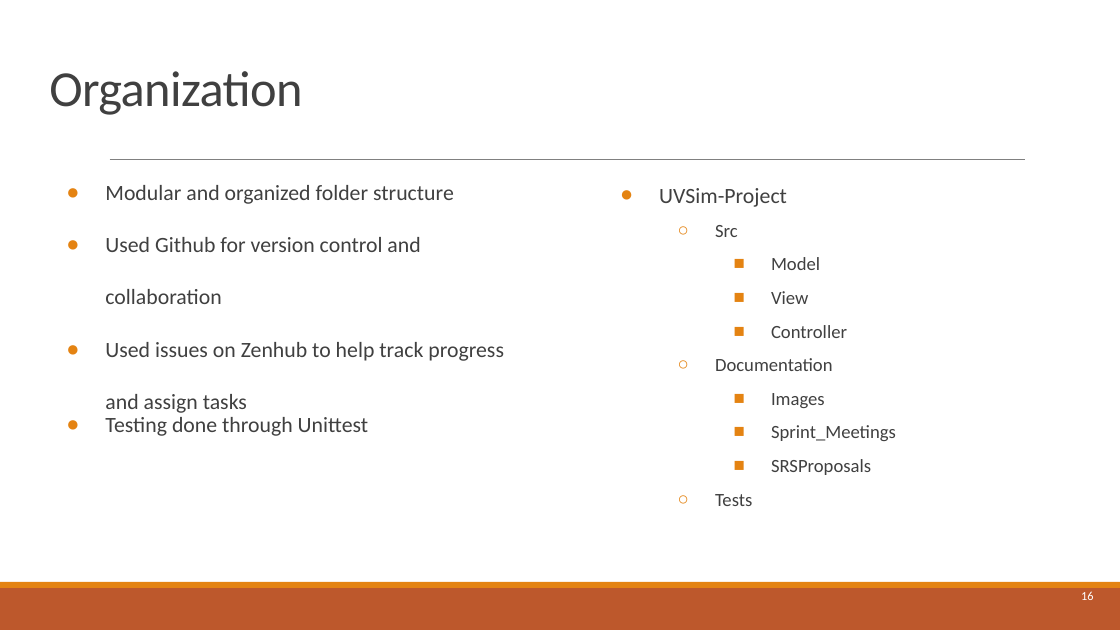
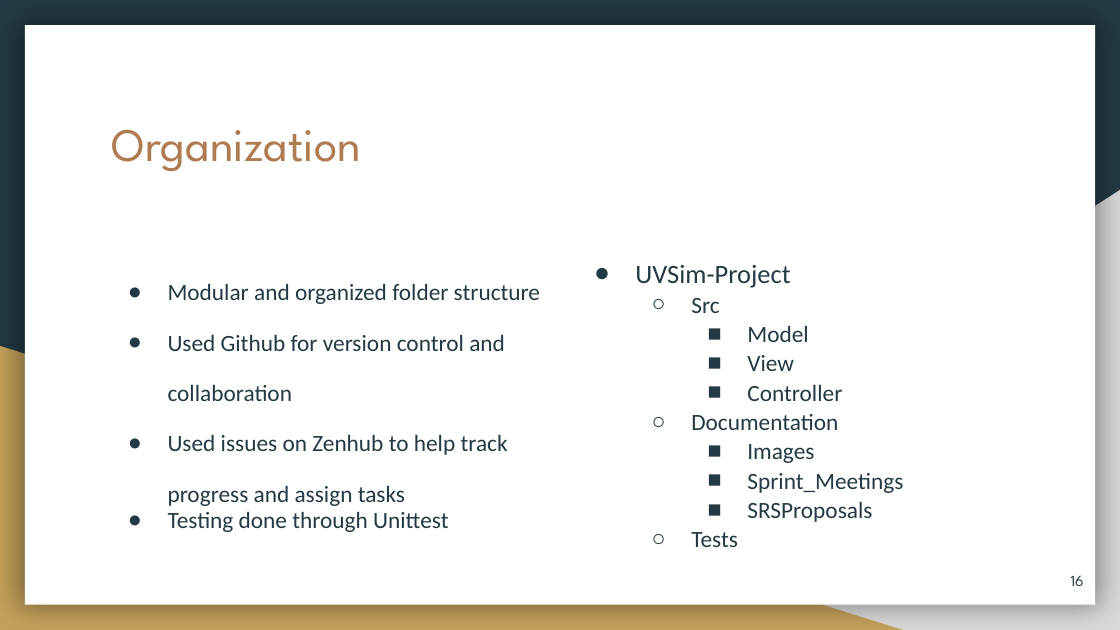
Before and after one commit to ayndvee/CS-2450-Project, a slide deck: slide 16 of UVSim-Project/Documentation/Presentation/UVSim-presentation.pptx. Drawn at 1120x630 pixels with LibreOffice and Linux fonts; fonts in the diff are those of the drawing. Boxes give left, top, right and bottom in pixels: in the first picture for what was removed or moved away, otherwise in the second. Text is boxed around its words. In the diff, an @@ line names an element or a change of style, - is before the commit and + after.

Commit message:
Fixed slides issues

```diff
--- a/UVSim-Project/Documentation/Presentation/UVSim-presentation.pptx
+++ b/UVSim-Project/Documentation/Presentation/UVSim-presentation.pptx
@@ background #FFFFFF to #233A44 @@
@@ rectangle added at bbox=[25, 26, 1095, 605], fill #FFFFFF @@
@@ title "Organization": place and size @@
-title "Organization" at bbox=[49, 71, 302, 115]
+title "Organization" at bbox=[112, 129, 361, 171]
@@ title "Organization" at bbox=[112, 129, 361, 171]: size 32.4 to 30 pt, font Calibri to League Spartan, text colour #404040 to #AF7B51, letter spacing -0.4 to 0 pt; line spacing 0.85 to 1 @@
@@ line removed from (110, 160) to (1025, 160) @@
@@ right triangle added at bbox=[439, 190, 1120, 630], fill #D9D9D9 @@
@@ text "Modular and organized folder structure": place and size @@
-text "Modular and organized folder structure" at bbox=[105, 185, 504, 436]
+text "Modular and organized folder structure" at bbox=[168, 283, 540, 532]
@@ text "Modular and organized folder structure" at bbox=[168, 283, 540, 532]: size 14 to 15 pt, text colour #404040 to #233A44; line spacing 2 to 1.8; bullet colour #E48312 to #233A44; line spacing 0.9 to 0.95 @@
@@ text "UVSim-Project": place and size @@
-text "UVSim-Project" at bbox=[659, 188, 896, 506]
+text "UVSim-Project" at bbox=[635, 265, 903, 547]
@@ text "UVSim-Project" at bbox=[635, 265, 903, 547]: size 14 to 17 pt in "UVSim-Project"; text colour #404040 to #233A44; size 12 to 15 pt in "Src", "Model", "View", "Controller" and 5 more places; indent changed; line spacing 1.5 to 1.05; bullet colour #E48312 to #233A44 @@
@@ right triangle added at bbox=[0, 346, 903, 630], fill #C4A15A @@
@@ page number: place and size @@
-page number at bbox=[1081, 591, 1093, 600]
+page number at bbox=[1071, 575, 1084, 586]
@@ page number at bbox=[1071, 575, 1084, 586]: size 7.9 to 10 pt, font Calibri to League Spartan, text colour #FFFFFF to #233A44 @@
@@ rectangle removed at bbox=[0, 588, 1120, 630] @@
@@ rectangle removed at bbox=[0, 582, 1120, 588] @@
```
Also in this commit, not shown: 20 other slides changed, 2 other files.
